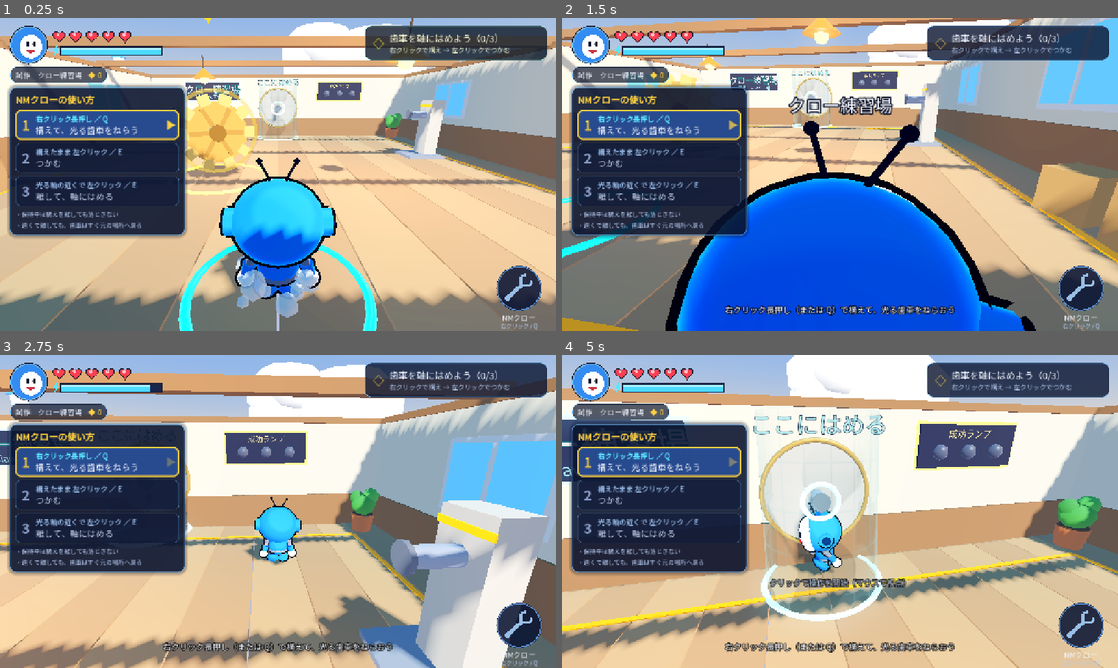
Above: before the commit, frames 1-4 (two rows, left to right).
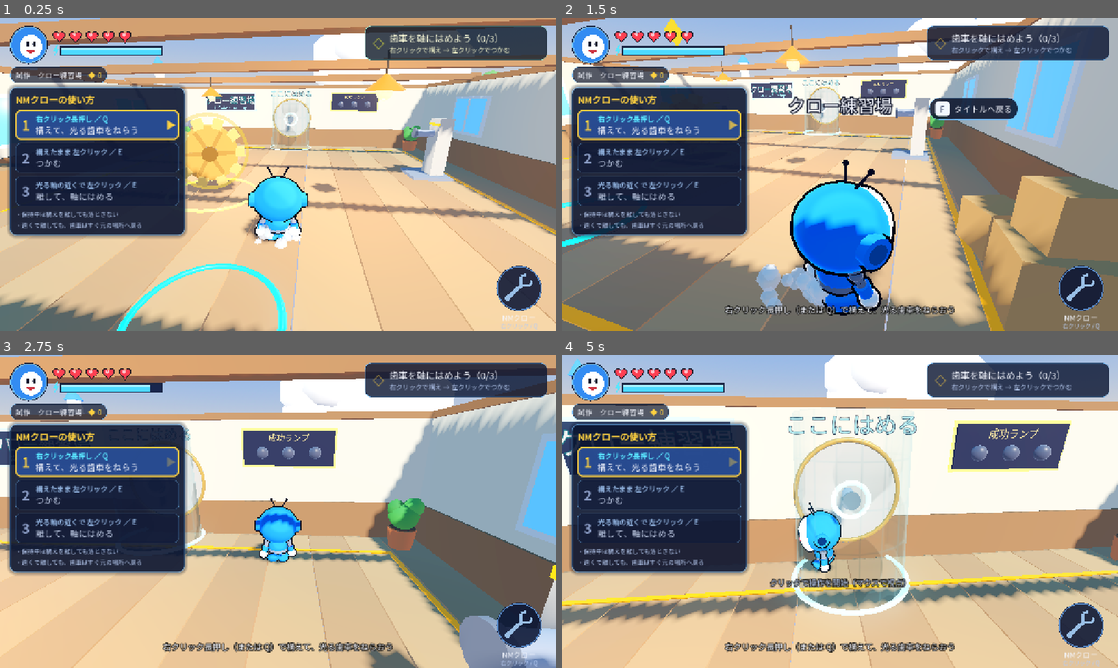
Above: after the commit, the same moments.

Repository: tomy1031/nexmax_chronicle
Game: Godot game, scene res://scenes/prototype/ClawPrototype.tscn
Two runs of this game, one before a commit and one after it. Both use one fixed random seed, a clock stepped at 60 frames per second and the inputs below. This scene is started directly instead of the project's main scene.
Inputs (mouse positions are in pixels of both pictures, inside the frame that each line leads up to):
- Up to frame 1 (0.25 s): no input
- Up to frame 2 (1.5 s): tap Enter at 0.5 s; move the mouse to (962, 158) at 0.52 s; hold D (move_right) 0.53-1.28 s; hold Space (advance) 0.53-1.28 s; click (962, 158) at 0.67 s; move the mouse to (812, 174) at 1.27 s; hold W (move_forward) from 1.28 s (still down); tap Q (claw_aim) at 1.35 s
- Up to frame 3 (2.75 s): keep holding W (move_forward); move the mouse to (289, 505) at 2.02 s; tap Shift (dash) at 2.1 s
- Up to frame 4 (5 s): move the mouse to (834, 517) at 2.77 s; tap F (interact) at 2.85 s; click (834, 517) at 2.92 s; move the mouse to (878, 514) at 3.52 s; hold E (primary) 3.53-4.28 s; tap Escape (menu) at 4.15 s; move the mouse to (673, 464) at 4.27 s; release W (move_forward) at 4.28 s; hold A (move_left) from 4.28 s (still down); tap P at 4.35 s

The runs differ from the first frame. In frame 1, 46% of the frame differs, in the area x 0-100%, y 0-100%; in frame 2, 56%; in frame 3, 43%; in frame 4, 31%.

Commit message:
Polish: frame-rate independent Nexmax animation, HUD bold/era-label API
- Nexmax lerps use 1 - exp(-k*dt) (eyes no longer blow up at low FPS)
- Hud.set_era_text(), pseudo-bold font for [b], era card drawn under panels
- ClawPrototype spawn moved so the camera isn't squeezed by the wall

Co-Authored-By: Claude Opus 5.5 <noreply@anthropic.com>

Diff:
--- a/scripts/eras/claw_prototype.gd
+++ b/scripts/eras/claw_prototype.gd
@@ -93,8 +93,8 @@
 	add_child(_card)
 	if Game.debug_args.has("nohud"):
 		_card.visible = false
-	add_spawn("proto_start", Vector3(0, 0.05, 4.8), 0.0)
-	add_spawn("default", Vector3(0, 0.05, 4.8), 0.0)
+	add_spawn("proto_start", Vector3(0.6, 0.05, 3.0), 8.0)
+	add_spawn("default", Vector3(0.6, 0.05, 3.0), 8.0)
 	# 動かない部品を材質ごとに1つのメッシュへまとめる（Web版のドローコール対策）
 	HubBuilder.merge_by_color(self)
 	LevelKit.merge_static(self)
--- a/scripts/player/nexmax_model.gd
+++ b/scripts/player/nexmax_model.gd
@@ -171,13 +171,13 @@
 		leg_r.rotation.x = -swing * 0.9
 		body_root.position.y = absf(sin(_phase)) * 0.07 * minf(run, 1.0) + sin(_t * 2.2) * 0.012
 	else:
-		leg_l.rotation.x = lerpf(leg_l.rotation.x, -0.6 if vel_y > 0.0 else 0.3, delta * 10.0)
-		leg_r.rotation.x = lerpf(leg_r.rotation.x, 0.4 if vel_y > 0.0 else -0.2, delta * 10.0)
-		body_root.position.y = lerpf(body_root.position.y, 0.0, delta * 8.0)
+		leg_l.rotation.x = lerpf(leg_l.rotation.x, -0.6 if vel_y > 0.0 else 0.3, _k(delta, 10.0))
+		leg_r.rotation.x = lerpf(leg_r.rotation.x, 0.4 if vel_y > 0.0 else -0.2, _k(delta, 10.0))
+		body_root.position.y = lerpf(body_root.position.y, 0.0, _k(delta, 8.0))
 
 	# 腕：歩きで振る。クロー構え中は右腕を前へ伸ばす
 	var arm_swing := -swing * 0.9 if on_floor else -1.2
-	arm_l.rotation.x = lerpf(arm_l.rotation.x, arm_swing, delta * 14.0)
+	arm_l.rotation.x = lerpf(arm_l.rotation.x, arm_swing, _k(delta, 14.0))
 	var target_r := swing * 0.9 if on_floor else -1.2
 	if aiming or holding:
 		target_r = PI * 0.5
@@ -185,19 +185,19 @@
 		_attack_t -= delta
 		target_r = PI * 0.55
 		arm_l.rotation.x = -PI * 0.3
-	arm_r.rotation.x = lerpf(arm_r.rotation.x, target_r, delta * 16.0)
-	arm_r.rotation.z = lerpf(arm_r.rotation.z, 0.05 if (aiming or holding) else 0.25, delta * 10.0)
+	arm_r.rotation.x = lerpf(arm_r.rotation.x, target_r, _k(delta, 16.0))
+	arm_r.rotation.z = lerpf(arm_r.rotation.z, 0.05 if (aiming or holding) else 0.25, _k(delta, 10.0))
 
 	# 前傾・ひねり
-	body_root.rotation.x = lerpf(body_root.rotation.x, -0.12 * minf(run, 1.2), delta * 8.0)
+	body_root.rotation.x = lerpf(body_root.rotation.x, -0.12 * minf(run, 1.2), _k(delta, 8.0))
 	head.rotation.z = sin(_phase * 0.5) * 0.04 * minf(run, 1.0)
 	if _attack_t > 0.0:
 		body_root.rotation.y = sin((0.28 - _attack_t) / 0.28 * PI) * -0.6
 	else:
-		body_root.rotation.y = lerpf(body_root.rotation.y, 0.0, delta * 10.0)
+		body_root.rotation.y = lerpf(body_root.rotation.y, 0.0, _k(delta, 10.0))
 
 	# 伸び縮み
-	_squash = _squash.lerp(Vector3.ONE, delta * 9.0)
+	_squash = _squash.lerp(Vector3.ONE, _k(delta, 9.0))
 	body_root.scale = _squash
 
 	# まばたき
@@ -208,7 +208,7 @@
 	if _blink_t < 0.0:
 		_blink_t = randf_range(2.0, 4.5)
 	for e in eyes:
-		e.scale.y = lerpf(e.scale.y, blink, delta * 30.0)
+		e.scale.y = lerpf(e.scale.y, blink, _k(delta, 30.0))
 
 	# 被弾の点滅（終わった瞬間だけ表示に戻す。外からの非表示を上書きしない）
 	if _hurt_t > 0.0:
@@ -216,6 +216,11 @@
 		visible = int(_hurt_t * 20.0) % 2 == 0
 		if _hurt_t <= 0.0:
 			visible = true
+
+
+## 補間の係数（フレームレートに依存しない）
+func _k(delta: float, speed: float) -> float:
+	return 1.0 - exp(-speed * delta)
 
 
 # ---------------------------------------------------------------- 部品
--- a/scripts/ui/hud.gd
+++ b/scripts/ui/hud.gd
@@ -176,6 +176,11 @@
 func set_era(era: int) -> void:
 	var place: String = TimeTravel.ERA_PLACES.get(era, "")
 	era_label.text = "%s　%s" % [TimeTravel.era_label(era), place]
+
+
+## 試作シーンなど、時代以外の場所名を出したい時に使う。
+func set_era_text(text: String) -> void:
+	era_label.text = text
 
 
 func set_crystals(n: int) -> void:
@@ -789,6 +794,9 @@
 	fade_rect.visible = false
 	root.add_child(fade_rect)
 
+	# 時代カードは会話・パネルより下に描く（パネルを開いても重ならない）
+	root.move_child(era_card, dlg_panel.get_index())
+
 
 static func controls_bbcode() -> String:
 	return "[b]操作方法[/b]（キーボード＋マウス）\n" \
@@ -839,6 +847,11 @@
 	var th := Theme.new()
 	th.default_font = _font
 	th.default_font_size = 18
+	# 同梱フォントは Regular だけなので、[b] は擬似太字で表示する
+	var bold := FontVariation.new()
+	bold.base_font = _font
+	bold.variation_embolden = 0.9
+	th.set_font("bold_font", "RichTextLabel", bold)
 	var normal := StyleBoxFlat.new()
 	normal.bg_color = Color(0.12, 0.22, 0.42, 0.95)
 	normal.set_corner_radius_all(12)
